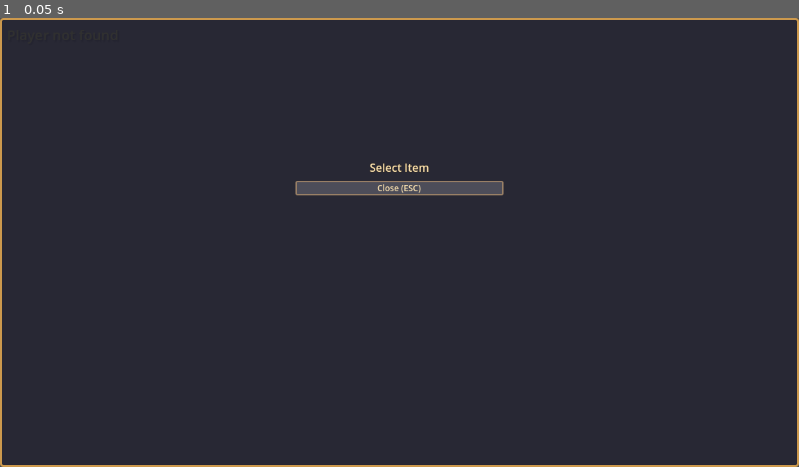
Above: before the commit, frame 1.
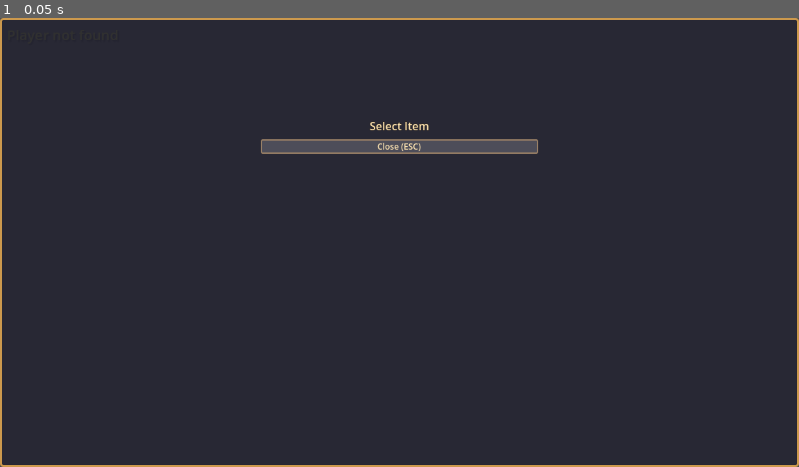
Above: after the commit, the same moment.

Repository: RossanB/RestoRush
Game: Godot game, scene res://scenes/item_selection_ui.tscn
Same seed, same stepped clock (60 frames per second), same inputs: the game is played once before the commit and once after it. This scene is started directly instead of the project's main scene.
Inputs:
- Up to frame 1 (0.05 s): no input

The runs differ from the first frame. In frame 1, 2.2% of the frame differs, in the area x 32-68%, y 23-40%.

Commit message:
Increase inventory UI size: buttons 48x48, larger window, better spacing

Diff:
--- a/scenes/item_selection_ui.tscn
+++ b/scenes/item_selection_ui.tscn
@@ -60,10 +60,10 @@
 anchor_top = 0.5
 anchor_right = 0.5
 anchor_bottom = 0.5
-offset_left = -150.0
-offset_top = -120.0
-offset_right = 150.0
-offset_bottom = 120.0
+offset_left = -200.0
+offset_top = -180.0
+offset_right = 200.0
+offset_bottom = 180.0
 
 [node name="Title" type="Label" parent="Control/VBoxContainer"]
 layout_mode = 2
@@ -77,8 +77,8 @@
 [node name="ItemGrid" type="GridContainer" parent="Control/VBoxContainer"]
 layout_mode = 2
 columns = 4
-theme_override_constants/v_separation = 5
-theme_override_constants/h_separation = 5
+theme_override_constants/v_separation = 8
+theme_override_constants/h_separation = 8
 
 [node name="CloseButton" type="Button" parent="Control/VBoxContainer"]
 layout_mode = 2
--- a/scripts/item_selection_ui.gd
+++ b/scripts/item_selection_ui.gd
@@ -24,7 +24,7 @@
 	# Create item buttons
 	for item_type in available_items:
 		var button = Button.new()
-		button.custom_minimum_size = Vector2(16, 16)
+		button.custom_minimum_size = Vector2(48, 48)
 		# Style the button
 		var button_style = StyleBoxFlat.new()
 		button_style.bg_color = Color(0.25, 0.25, 0.3, 1)
@@ -66,12 +66,12 @@
 					texture_rect.expand_mode = TextureRect.EXPAND_FIT_WIDTH_PROPORTIONAL
 					texture_rect.stretch_mode = TextureRect.STRETCH_KEEP_ASPECT_CENTERED
 					texture_rect.mouse_filter = Control.MOUSE_FILTER_IGNORE
-					# Fit exactly within 16x16 with 2px padding
+					# Fit within 48x48 with 6px padding for better visibility
 					texture_rect.set_anchors_preset(Control.PRESET_FULL_RECT)
-					texture_rect.offset_left = 2
-					texture_rect.offset_top = 2
-					texture_rect.offset_right = -2
-					texture_rect.offset_bottom = -2
+					texture_rect.offset_left = 6
+					texture_rect.offset_top = 6
+					texture_rect.offset_right = -6
+					texture_rect.offset_bottom = -6
 					button.add_child(texture_rect)
 
 		# Add tooltip
